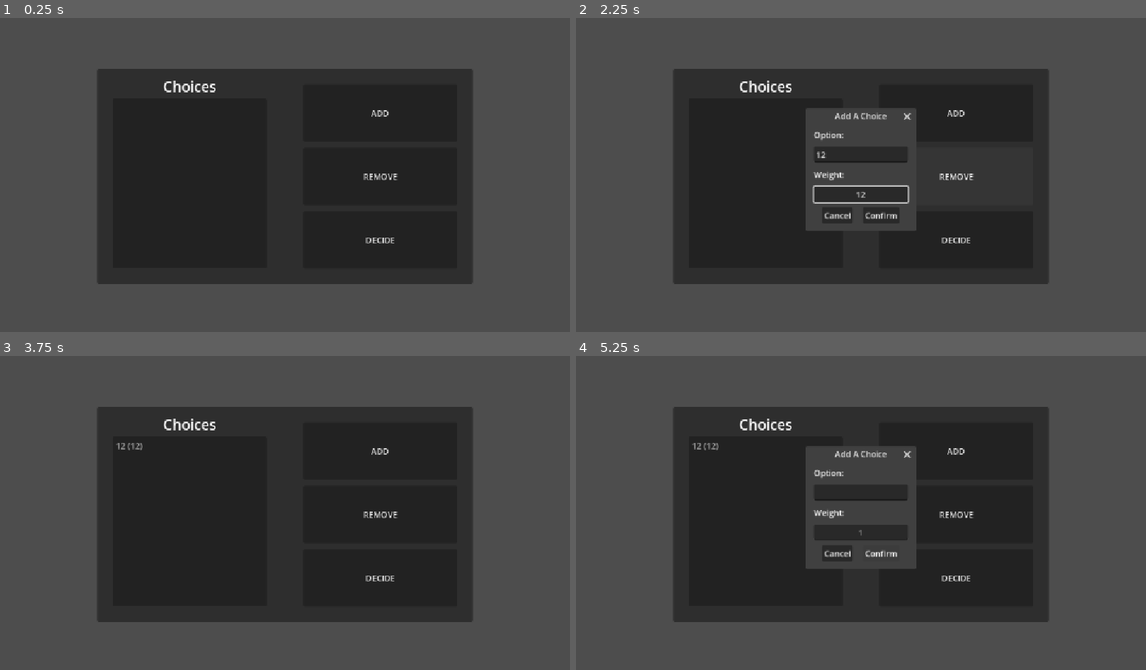
Above: before the commit, frames 1-4 (two rows, left to right).
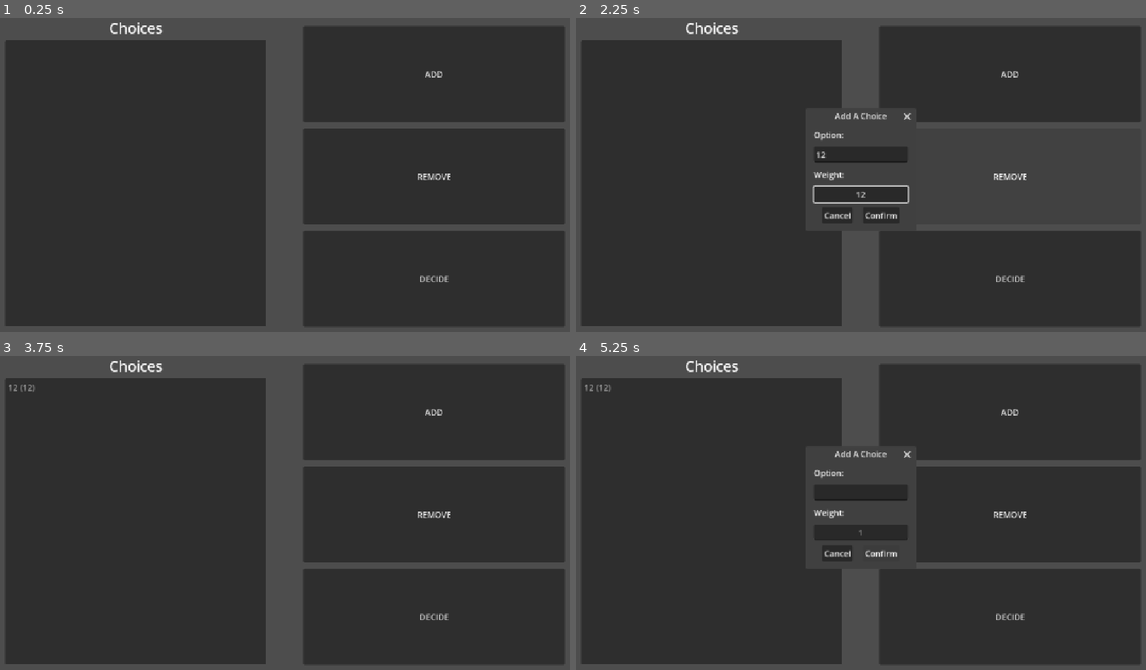
Above: after the commit, the same moments.

Repository: ImEnigma3000/AppDev-Project1
Game: Godot game, scene res://scenes/main.tscn
Same seed, same stepped clock (60 frames per second), same inputs: the game is played once before the commit and once after it.
Inputs (mouse positions are in pixels of both pictures, inside the frame that each line leads up to):
- Up to frame 1 (0.25 s): no input
- Up to frame 2 (2.25 s): click "ADD" at 0.5 s; click (861, 156) at 1.27 s; type "12" at 1.35 s; click (861, 193) at 1.5 s; type "12" at 1.58 s; click "REMOVE" at 2 s
- Up to frame 3 (3.75 s): click "DECIDE" at 2.75 s; click "Confirm" at 3.5 s
- Up to frame 4 (5.25 s): click "ADD" at 4.25 s; click "Confirm" at 5 s

The runs differ from the first frame. In frame 1, 50% of the frame differs, in the area x 1-99%, y 1-99%; in frame 2, 44%; in frame 3, 50%; in frame 4, 47%.

Commit message:
fixed ui
was playing with ui and broke the apps sizing.

Diff:
--- a/scenes/main.tscn
+++ b/scenes/main.tscn
@@ -48,24 +48,17 @@
 grow_vertical = 2
 script = ExtResource("1_jx6g1")
 
-[node name="Center" type="CenterContainer" parent="." unique_id=2066481771]
+[node name="RootRow" type="HBoxContainer" parent="." unique_id=1645693174]
 layout_mode = 1
 anchors_preset = 15
 anchor_right = 1.0
 anchor_bottom = 1.0
 grow_horizontal = 2
 grow_vertical = 2
-
-[node name="RoundEdges" type="PanelContainer" parent="Center" unique_id=111711330]
-custom_minimum_size = Vector2(700, 420)
-layout_mode = 2
-
-[node name="RootRow" type="HBoxContainer" parent="Center/RoundEdges" unique_id=1645693174]
-layout_mode = 2
 tooltip_text = "This is to create a side by side. Left will be scrollable list right will be buttons."
 theme_override_constants/separation = 12
 
-[node name="PaddingLeftPanel" type="MarginContainer" parent="Center/RoundEdges/RootRow" unique_id=35777003]
+[node name="PaddingLeftPanel" type="MarginContainer" parent="RootRow" unique_id=35777003]
 layout_mode = 2
 size_flags_horizontal = 3
 size_flags_vertical = 3
@@ -74,25 +67,25 @@
 theme_override_constants/margin_right = 30
 theme_override_constants/margin_bottom = 30
 
-[node name="LeftPanel" type="VBoxContainer" parent="Center/RoundEdges/RootRow/PaddingLeftPanel" unique_id=1001105656]
+[node name="LeftPanel" type="VBoxContainer" parent="RootRow/PaddingLeftPanel" unique_id=1001105656]
 custom_minimum_size = Vector2(300, 0)
 layout_mode = 2
 size_flags_horizontal = 3
 
-[node name="ChoicesLabel" type="Label" parent="Center/RoundEdges/RootRow/PaddingLeftPanel/LeftPanel" unique_id=1532229034]
+[node name="ChoicesLabel" type="Label" parent="RootRow/PaddingLeftPanel/LeftPanel" unique_id=1532229034]
 layout_mode = 2
 theme_override_font_sizes/font_size = 28
 text = "Choices"
 horizontal_alignment = 1
 
-[node name="ChoicesList" type="ItemList" parent="Center/RoundEdges/RootRow/PaddingLeftPanel/LeftPanel" unique_id=1648634248]
+[node name="ChoicesList" type="ItemList" parent="RootRow/PaddingLeftPanel/LeftPanel" unique_id=1648634248]
 custom_minimum_size = Vector2(300, 300)
 layout_mode = 2
 size_flags_horizontal = 3
 size_flags_vertical = 3
 size_flags_stretch_ratio = 0.0
 
-[node name="PaddingRightPanel" type="MarginContainer" parent="Center/RoundEdges/RootRow" unique_id=114596105]
+[node name="PaddingRightPanel" type="MarginContainer" parent="RootRow" unique_id=114596105]
 layout_mode = 2
 size_flags_horizontal = 3
 theme_override_constants/margin_left = 30
@@ -100,13 +93,13 @@
 theme_override_constants/margin_right = 30
 theme_override_constants/margin_bottom = 30
 
-[node name="RightPanel" type="VBoxContainer" parent="Center/RoundEdges/RootRow/PaddingRightPanel" unique_id=1248807355]
+[node name="RightPanel" type="VBoxContainer" parent="RootRow/PaddingRightPanel" unique_id=1248807355]
 custom_minimum_size = Vector2(300, 0)
 layout_mode = 2
 size_flags_horizontal = 3
 theme_override_constants/separation = 12
 
-[node name="AddButton" type="Button" parent="Center/RoundEdges/RootRow/PaddingRightPanel/RightPanel" unique_id=548259280]
+[node name="AddButton" type="Button" parent="RootRow/PaddingRightPanel/RightPanel" unique_id=548259280]
 custom_minimum_size = Vector2(0, 44)
 layout_mode = 2
 size_flags_vertical = 3
@@ -115,7 +108,7 @@
 theme_override_styles/hover_mirrored = SubResource("StyleBoxFlat_1j64x")
 text = "ADD"
 
-[node name="RemoveButton" type="Button" parent="Center/RoundEdges/RootRow/PaddingRightPanel/RightPanel" unique_id=413762920]
+[node name="RemoveButton" type="Button" parent="RootRow/PaddingRightPanel/RightPanel" unique_id=413762920]
 custom_minimum_size = Vector2(0, 44)
 layout_mode = 2
 size_flags_vertical = 3
@@ -124,7 +117,7 @@
 theme_override_styles/hover_mirrored = SubResource("StyleBoxFlat_jx6g1")
 text = "REMOVE"
 
-[node name="DecideButton" type="Button" parent="Center/RoundEdges/RootRow/PaddingRightPanel/RightPanel" unique_id=1898174153]
+[node name="DecideButton" type="Button" parent="RootRow/PaddingRightPanel/RightPanel" unique_id=1898174153]
 custom_minimum_size = Vector2(0, 44)
 layout_mode = 2
 size_flags_vertical = 3
--- a/scripts/main_screen.gd
+++ b/scripts/main_screen.gd
@@ -1,13 +1,13 @@
 extends Control
 
-@onready var choice_list : ItemList = $Center/RoundEdges/RootRow/PaddingLeftPanel/LeftPanel/ChoicesList
+@onready var choice_list : ItemList = $RootRow/PaddingLeftPanel/LeftPanel/ChoicesList
 @onready var add_popup: ConfirmationDialog = $AddChoicePopUp
-@onready var remove_button: Button = $Center/RoundEdges/RootRow/PaddingRightPanel/RightPanel/RemoveButton
-@onready var decide_button: Button = $Center/RoundEdges/RootRow/PaddingRightPanel/RightPanel/DecideButton
+@onready var remove_button: Button = $RootRow/PaddingRightPanel/RightPanel/RemoveButton
+@onready var decide_button: Button = $RootRow/PaddingRightPanel/RightPanel/DecideButton
 @onready var result_popup: AcceptDialog =$ResultPopUp
 
 func _ready() -> void:
-	$Center/RoundEdges/RootRow/PaddingRightPanel/RightPanel/AddButton.pressed.connect(_on_add_pressed)
+	$RootRow/PaddingRightPanel/RightPanel/AddButton.pressed.connect(_on_add_pressed)
 	add_popup.submitted.connect(_on_choice_submitted)
 	remove_button.pressed.connect(_on_remove)
 	decide_button.pressed.connect(_on_decide)
